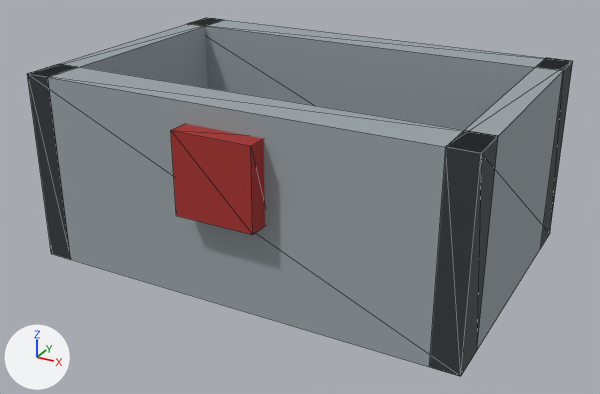
The glTF model jarvis/ui/web/frontend/src/assets/society/figures/parts/biped/torso_over-plate.glb: old version first, new version second.
Before and after are seen from a camera (50 mm lens) standing at (0.57, -1.058, 1.561) and looking at (0.007, -0.035, 1.05). The lights are fixed; the arrows at lower left show +X, +Y and +Z. The picture after the commit comes second. Mesh edges are drawn as thin lines. Vertices at exactly the same position are counted once.

In view in the first picture: 'torso_over-plate'.
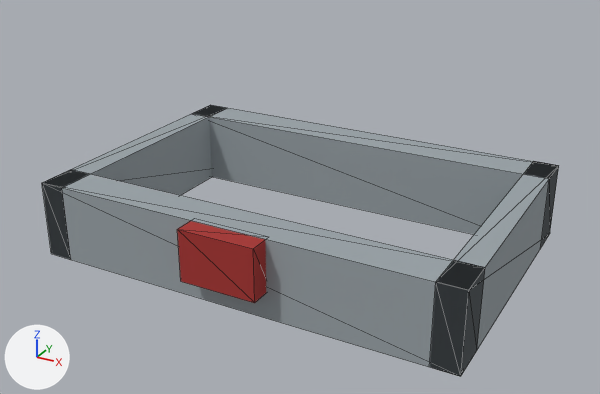
What the commit changed:
me_torso_over_plate_001 is used by ob_torso_over_plate; location (0.0, 0.0, 0.0).
me_torso_over_plate_001 had 32 vertices, 60 faces and spanned x -0.335..0.335, y -0.255..0.225, z 0.953..1.243.
me_torso_over_plate_001 now has 32 vertices, 60 faces and spans x -0.335..0.335, y -0.255..0.225, z 0.953..1.073.
me_torso_over_plate_001 part 1: the loose piece of 8 vertices spanning x -0.06..0.06, y -0.255..-0.215, z 1.093..1.213 is scaled about its middle by (1, 1, 0.667), then moved by (0.0, 0.0, -0.12).
me_torso_over_plate_001 part 2: all 12 vertices in x -0.335..0.335, y -0.225..0.225, z 1.243 are moved by (0.0, 0.0, -0.17).

Pixel boxes (x1, y1, x2, y2) of what changed, in the pictures (600 x 394 px; the box of a moved part takes in the faces that stretch with it):
'torso_over-plate', reshaped (24% shorter)
    before: (27, 17, 573, 377)
    after: (42, 105, 559, 377)
part 1 of me_torso_over_plate_001, moved or reshaped
    before: (171, 124, 265, 235)
    after: (177, 221, 266, 303)
part 2 of me_torso_over_plate_001, moved or reshaped
    before: (27, 17, 573, 376)
    after: (42, 105, 559, 376)
